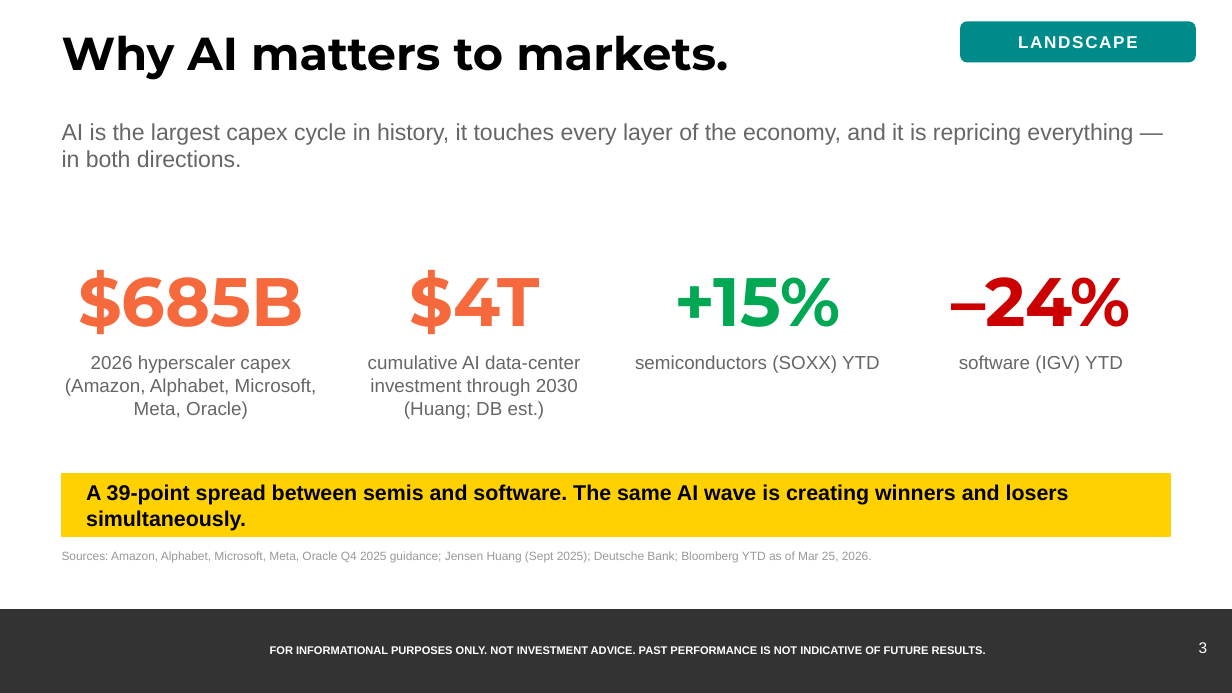
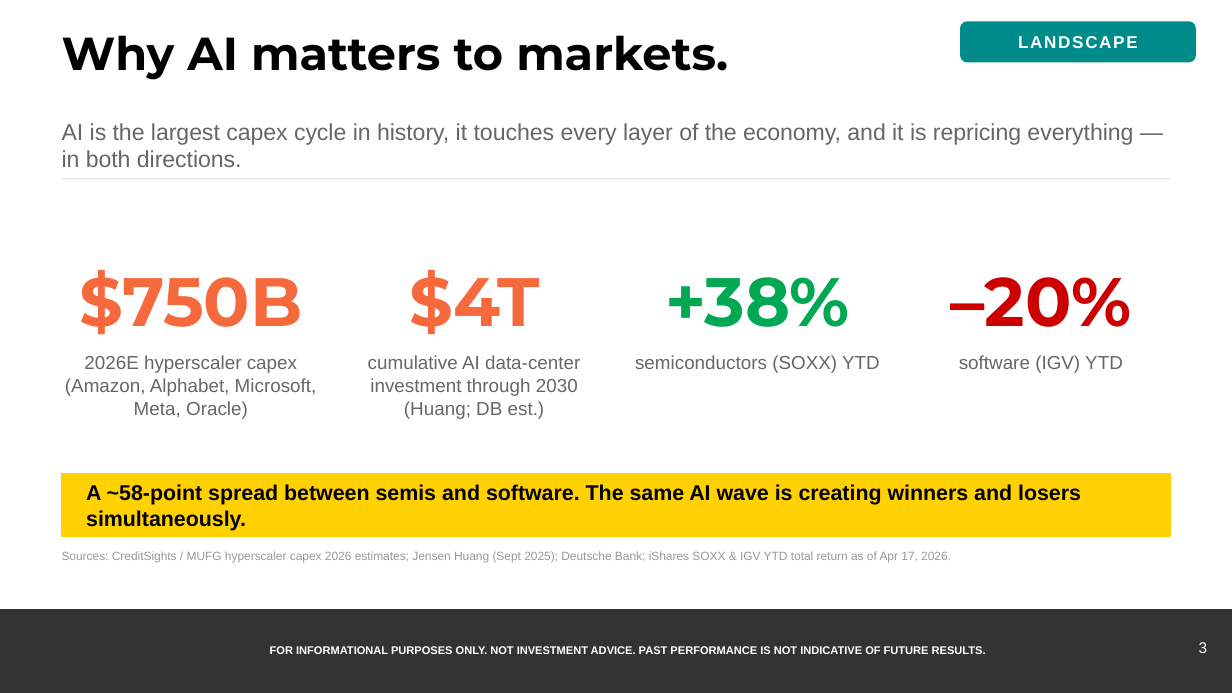
Before and after one commit to samuelcmcclellan-cell/ai-markets-deck, a slide deck: slide 3 of ai-markets-deck.pptx. Drawn at 1232x693 pixels with LibreOffice and Linux fonts; fonts in the diff are those of the drawing. Boxes give left, top, right and bottom in pixels: in the first picture for what was removed or moved away, otherwise in the second. Text is boxed around its words. In the diff, an @@ line names an element or a change of style, - is before the commit and + after.

```diff
--- a/ai-markets-deck.pptx
+++ b/ai-markets-deck.pptx
@@ line added from (62, 179) to (1170, 179), #E5E5E5 0.75 pt @@
@@ text at [79,270,303,334]: text changed @@
-$685B
+$750B
@@ text at [665,277,850,327]: text changed @@
-+15%
++38%
@@ text at [951,277,1132,327]: text changed @@
-–24%
+–20%
@@ text at [65,355,317,419]: text changed @@
-2026 hyperscaler capex (Amazon, Alphabet, Microsoft, Meta, Oracle)
+2026E hyperscaler capex (Amazon, Alphabet, Microsoft, Meta, Oracle)
@@ text at [86,484,1081,531]: text changed @@
-A 39-point spread between semis and software. The same AI wave is creating winners and losers simultaneously.
+A ~58-point spread between semis and software. The same AI wave is creating winners and losers simultaneously.
@@ text at [62,551,951,562]: text changed @@
-Sources: Amazon, Alphabet, Microsoft, Meta, Oracle Q4 2025 guidance; Jensen Huang (Sept 2025); Deutsche Bank; Bloomberg YTD as of Mar 25, 2026.
+Sources: CreditSights / MUFG hyperscaler capex 2026 estimates; Jensen Huang (Sept 2025); Deutsche Bank; iShares SOXX & IGV YTD total return as of Apr 17, 2026.
```
Also in this commit, not shown: 20 other slides changed, 23 other files.
